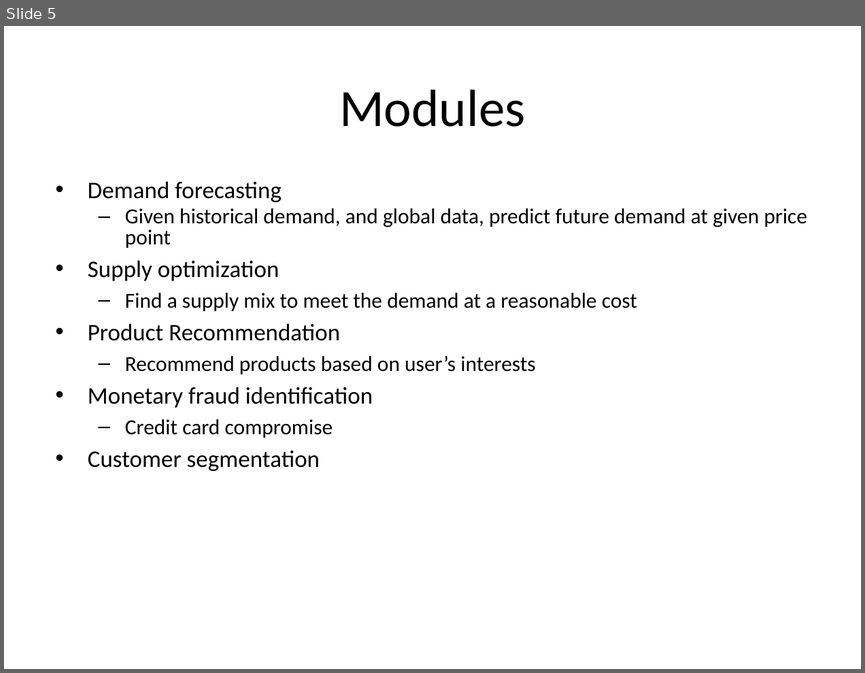
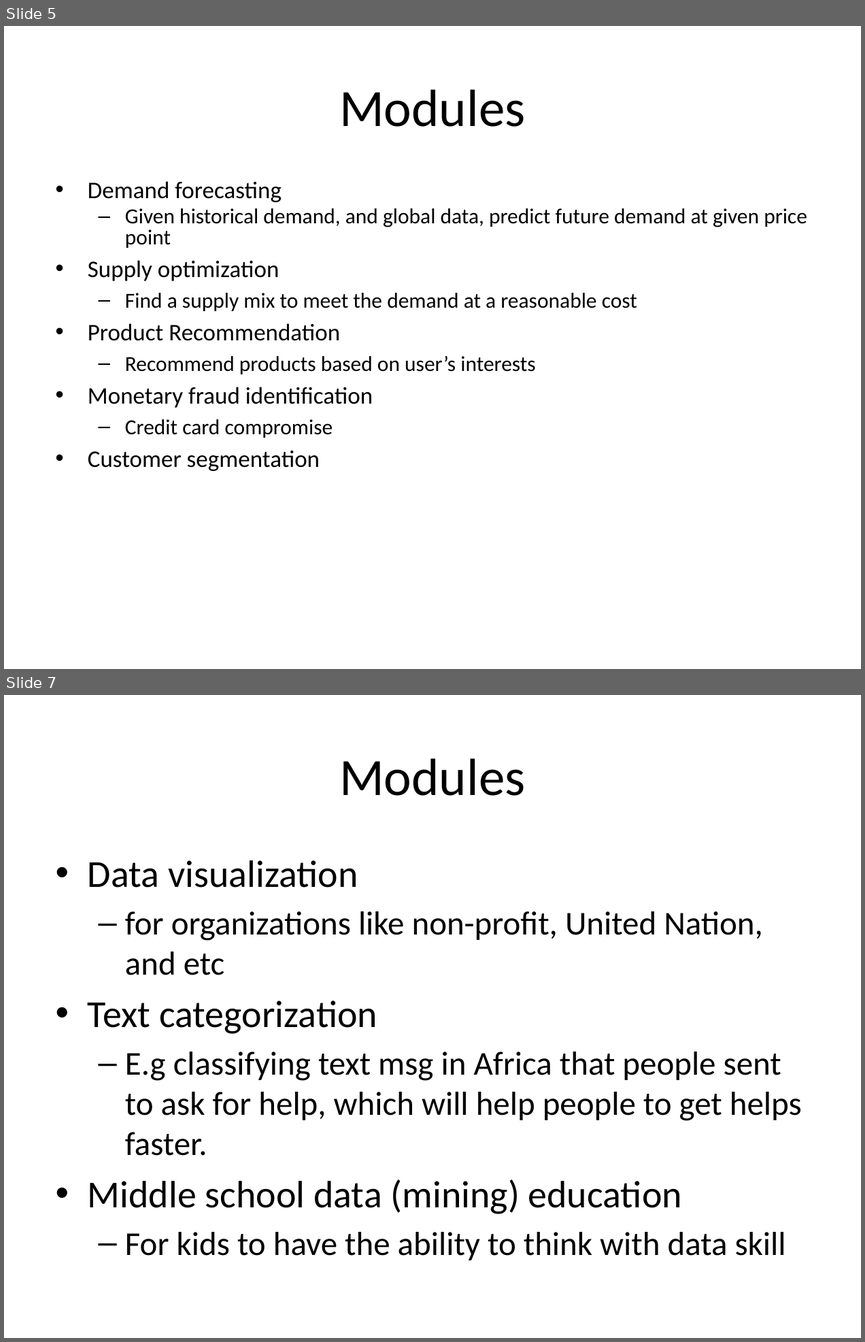
Before and after one commit to OpenDataMining/docs, a slide deck: ProblemStatements.pptx. Shown one above the other, each under a label of ours: slide 5 before the commit, slides 5 and 7 after it; the slides between them are not shown. The pictures are 865x673 and 865x1342 pixels, drawn with LibreOffice and Linux fonts; fonts in the diff are those of the drawing. Boxes give left, top, right and bottom in pixels: in the first picture for what was removed or moved away, otherwise in the second. Text is boxed around its words. In the diff, an @@ line names an element or a change of style, - is before the commit and + after.

```diff
--- a/ProblemStatements.pptx
+++ b/ProblemStatements.pptx
@@ slide 7 added at [4,695,861,1338], background #FFFFFF @@
@@ title added at [339,758,525,796], 44 pt, text #000000 @@
+Modules
@@ text added at [88,860,802,1260], 28 pt, text #000000 @@
+• Data visualization
+  – for organizations like non-profit, United Nation, and etc
+• Text categorization
+  – E.g classifying text msg in Africa that people sent to ask for help, which will help people to get helps faster.
+• Middle school data (mining) education
+  – For kids to have the ability to think with data skill
```
Also in this commit, not shown: 3 slides changed, 3 other slides added.
